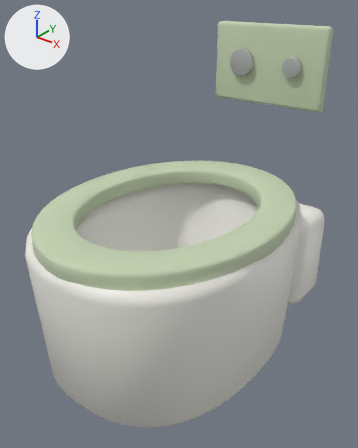
What one commit did to the Blender file assets-source/blender/wall-hung-toilet.blend.
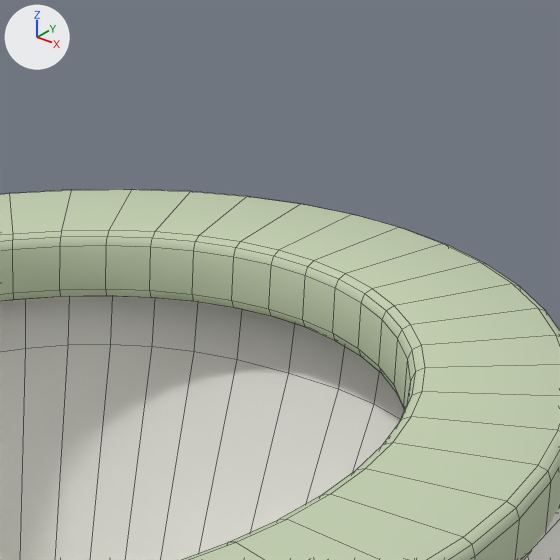
Each version appears first whole from a camera (50 mm lens) standing at (0.474, -0.613, 0.616) and looking at (-0.001, -0.018, 0.247), and next in a close-up on the part from 48% to 82% of the width and 27% to 54% of the height. Lighting does not change. The marker at upper left points along +X, +Y and +Z. The last two pictures show the newer version. The close-ups show mesh edges as thin lines.

The first close-up shows 'open_toilet_seat', 'toilet_bowl'.
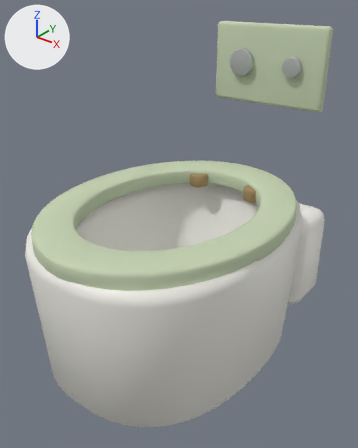
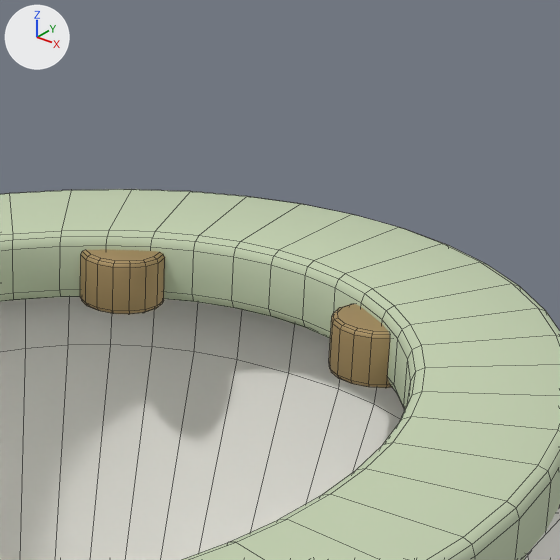
Location of each change, (x1, y1, x2, y2) in pixels of the close-ups (560 x 560 px):
'soft_close_seat_hinge', added (brown)
    after: (80, 249, 165, 314)
'soft_close_seat_hinge.001', added (brown)
    after: (329, 304, 392, 388)

Diff of the bpy script that builds the scene:
```diff
--- a/assets-source/blender/wall-hung-toilet.blend.py
+++ b/assets-source/blender/wall-hung-toilet.blend.py
@@ mat_joinery_aged_brass @@
+mat_joinery_aged_brass = principled_material('joinery-aged-brass')
+mat_joinery_aged_brass.base_color = (0.41, 0.29, 0.13)  # brown #ac9365
+mat_joinery_aged_brass.metallic = 0.35
+mat_joinery_aged_brass.roughness = 0.66
@@ me_cone_150 @@
+me_cone_150.from_pydata(...)  # 96 vertices, 82 faces; spans x 0.0428..0.0788, y 0.1..0.1342, z 0.2635..0.2865
+me_cone_150.polygons.foreach_set('use_smooth', [True] * 82)
+me_cone_150.materials.append(mat_joinery_aged_brass)  # brown #ac9365
@@ me_cone_149 @@
+me_cone_149.from_pydata(...)  # 96 vertices, 82 faces; spans x -0.0788..-0.0428, y 0.1..0.1342, z 0.2635..0.2865
+me_cone_149.polygons.foreach_set('use_smooth', [True] * 82)
+me_cone_149.materials.append(mat_joinery_aged_brass)  # brown #ac9365
@@ ob_soft_close_seat_hinge_001 @@
+ob_soft_close_seat_hinge_001 = bpy.data.objects.new('soft_close_seat_hinge.001', me_cone_150)
+ob_soft_close_seat_hinge_001.location = (0.0, 0.0, 0.0)
@@ ob_soft_close_seat_hinge @@
+ob_soft_close_seat_hinge = bpy.data.objects.new('soft_close_seat_hinge', me_cone_149)
+ob_soft_close_seat_hinge.location = (0.0, 0.0, 0.0)
```
